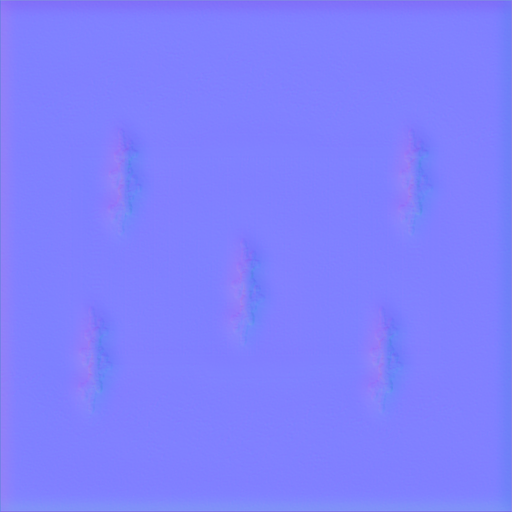
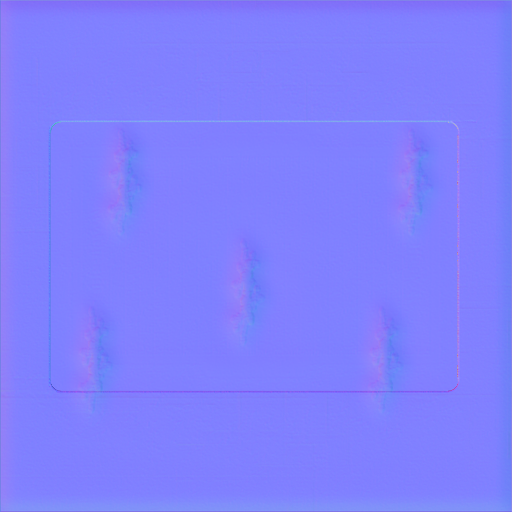
The second 512x512 image is a revision of the first. Changes to its layers:
added layer "Layer 3" (overlay, 33%) above "Layer 3 copy" over [0, 1, 512, 512]
added layer "Layer 3 copy" (multiply, 33%) above "Layer 2" over [0, 1, 512, 512]
added layer "Layer 2" (overlay, 20%) above "Layer 1" over [0, 1, 512, 512]
added layer "Layer 1" (overlay, 20%) above "Layer 1 copy" over [0, 1, 512, 512]
added layer "Layer 1 copy" (multiply) above "Background" over [0, 1, 512, 512]
added layer "Background" over [0, 1, 512, 512]
